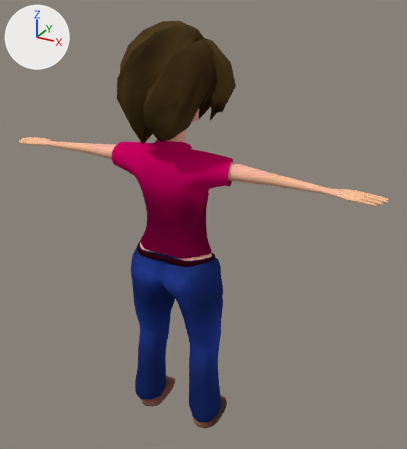
Two versions of the Blender file assetcoop/blender/models/character/rebecca.blend, one commit apart.
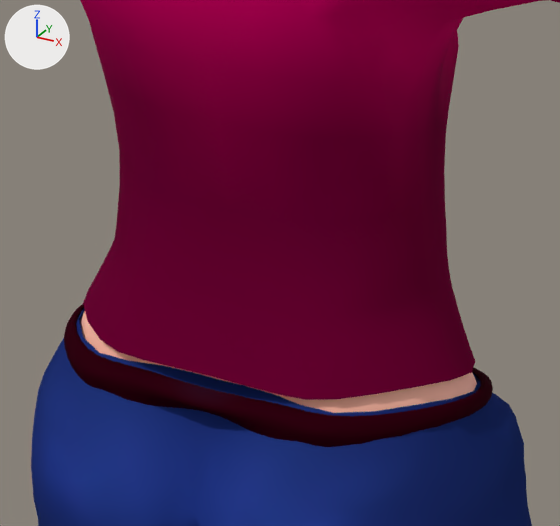
The first picture shows the older version from a 50 mm camera at (1.239, -1.969, 2.067) aimed at (0.092, 0.118, 1.023). The close-ups show both versions on the part from 31% to 56% of the width and 41% to 63% of the height of that picture; other places that the commit changed are outside them. Arrows for +X, +Y and +Z are at upper left; the lights stay in place.

Names of what the first close-up shows: 'belt', 'body', 'pants', 'shirt'.
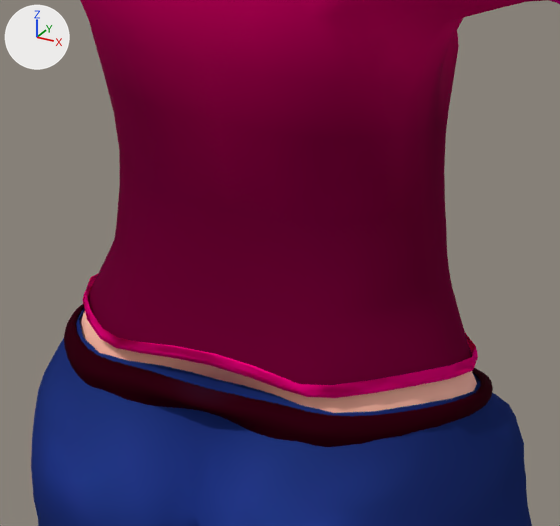
Pixel boxes (x1, y1, x2, y2) of what changed, in the close-ups (560 x 526 px):
'shirt', reshaped: before (80, 0, 560, 400); after (80, 0, 560, 398)
part 1 of me_shirt, added (pink): after (82, 274, 478, 398)
part 2 of me_shirt, built on: before (83, 266, 475, 400); after (86, 265, 478, 397)

The change, as a diff of the scene's bpy script:
```diff
--- a/assetcoop/blender/models/character/rebecca.blend.py
+++ b/assetcoop/blender/models/character/rebecca.blend.py
@@ me_shirt @@
 # used by ob_shirt; location = (0.0, 0.0, 0.0)
-me_shirt.from_pydata(...)  # 125 vertices, 157 faces; spans x 0.0..0.292, y -0.099..0.146, z 0.915..1.447
+me_shirt.from_pydata(...)  # 213 vertices, 222 faces; spans x 0.0..0.308, y -0.099..0.146, z 0.915..1.447
+# me_shirt part 1: a new loose piece of 24 vertices spanning x 0.0..0.193, y -0.09..0.145, z 0.915..0.96, in mat_vertex_color
+# me_shirt part 2
+# 10 vertices move from x 0.0..0.19, y -0.086..0.135, z 0.915..0.947 to x 0.0..0.187, y -0.084..0.135, z 0.916..0.948
+# 16 vertices are added at x 0.0..0.193, y -0.09..0.145, z 0.915..0.96
+# 14 new faces join them
 me_shirt.materials.append(mat_vertex_color)
```
